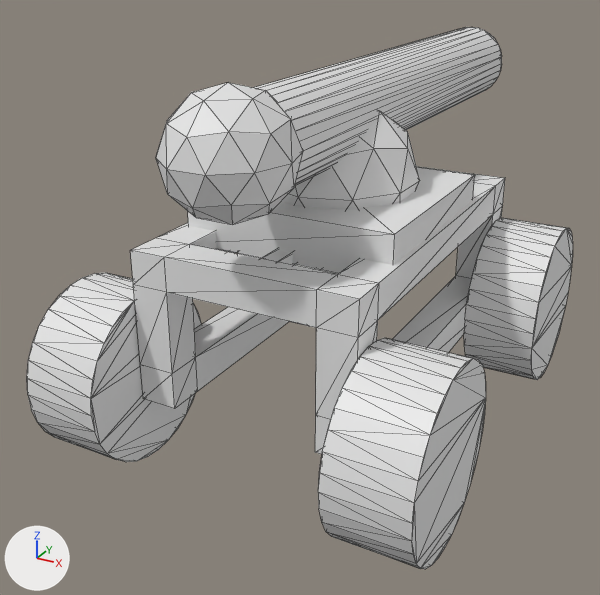
An edit to the COLLADA model Objects3D/besieger.dae, drawn before and after from the same camera.
Camera for both pictures: a 50 mm camera at (56.6, -115.2, 76.5) aimed at (-7.1, 0.7, 18.6). The axes (+X, +Y, +Z) are drawn at lower left. The lights are the same throughout. Mesh edges are drawn as thin lines. Where no turn or scale is listed for an object, it has been applied to the vertices.

Names of what the first picture shows: 'ariete', 'base', 'caseta', 'rueda1', 'rueda2'.
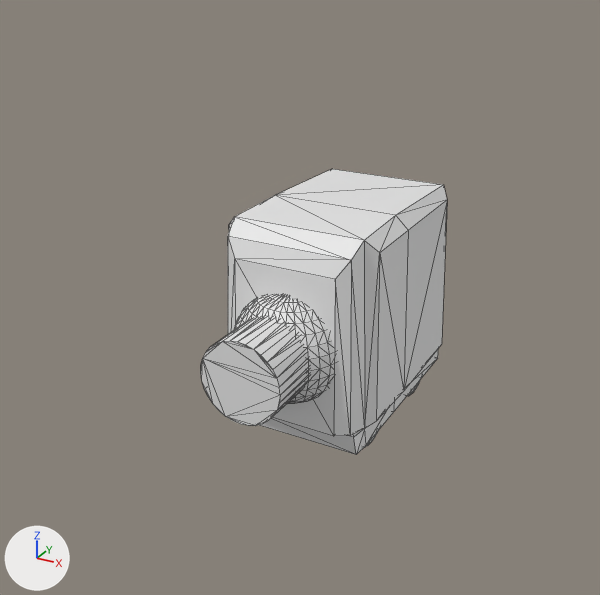
Commit message: new besieger

The edits, one by one:
me_cube is used by ob_base; parent ob_caseta; location (0.0311, -1.786, 11.65).
me_cube had 50 vertices, 92 faces and spanned x -16.9..16.9, y -16.9..16.9, z -7.7..17.9.
me_cube now has 84 vertices, 164 faces and spans x -13.8..13.5, y -14.5..24.4, z -14.0..20.6.
me_cube part 1: the loose piece of 42 vertices spanning x -12.2..12.2, y -12.8..12.8, z -7.7..17.9 is rebuilt with 84 vertices and now spans x -13.8..13.5, y -14.5..24.4, z -14.0..20.6.
me_cube part 2: the loose piece of 8 vertices spanning x -16.9..16.9, y -16.9..16.9, z -3.6..3.6 is deleted.
Mesh me_cylinder is new.
It has 64 vertices, 124 faces and spans x -6.6..6.6, y -11.7..11.7, z -6.6..6.6.
Mesh me_sphere is new.
It is a UV sphere (32 segments, 16 rings, poles along z) spanning x -9.2..9.2, y -9.2..9.2, z -9.2..9.2.
Mesh me_cylinder_003_1 is new.
It consists of a 32-sided cylinder along x spanning x -3.6..3.6, y 11.5..25.5, z -7.0..7.0; a 32-sided cylinder along x spanning x -3.6..3.6, y -7.0..7.0, z -7.0..7.0; a 32-sided cylinder along x spanning x -18.6..-11.3, y -7.0..7.0, z -7.0..7.0; a 32-sided cylinder along x spanning x -18.7..-11.4, y 11.8..25.7, z -7.0..7.0.
Object 'caseta' (ob_caseta) is deleted.
Object 'rueda1' (ob_rueda1) is deleted.
Object 'rueda2' (ob_rueda2) is deleted.
In object 'base' (ob_base), parent goes from ob_caseta to ob_root.
Object 'base' (ob_base) moves from (0.0311, -1.786, 11.65) to (0.0, -3.324, 16.37).
Object 'ariete' (ob_ariete) is deleted.
Object 'boca' (ob_boca) is new; it shows me_cylinder.
Its location is (0.1, -18.3, 18.7).
Object 'bola' (ob_bola) is new; it shows me_sphere.
Its location is (0.1, -15.2, 18.4).
Object 'ruedas' (ob_ruedas) is new; it shows me_cylinder_003_1.
Its location is (7.6, -8.3, 7.0).

Where the change shows, as pixel boxes [x1, y1, x2, y2] in the pictures (600 x 595 px):
'rueda1', deleted: before [27, 273, 486, 569]
'base', reshaped, moved: before [188, 111, 475, 273]; after [228, 169, 447, 454]
'caseta', deleted: before [130, 166, 505, 454]
'ariete', deleted: before [156, 27, 502, 225]
'rueda2', deleted: before [238, 218, 573, 380]
'boca', added: after [201, 317, 309, 426]
'bola', added: after [234, 295, 336, 404]
'ruedas', added: after [365, 379, 421, 447]
part 1 of me_cube, rebuilt: before [282, 111, 420, 209]; after [228, 169, 447, 454]
part 2 of me_cube, deleted: before [188, 167, 475, 273]
